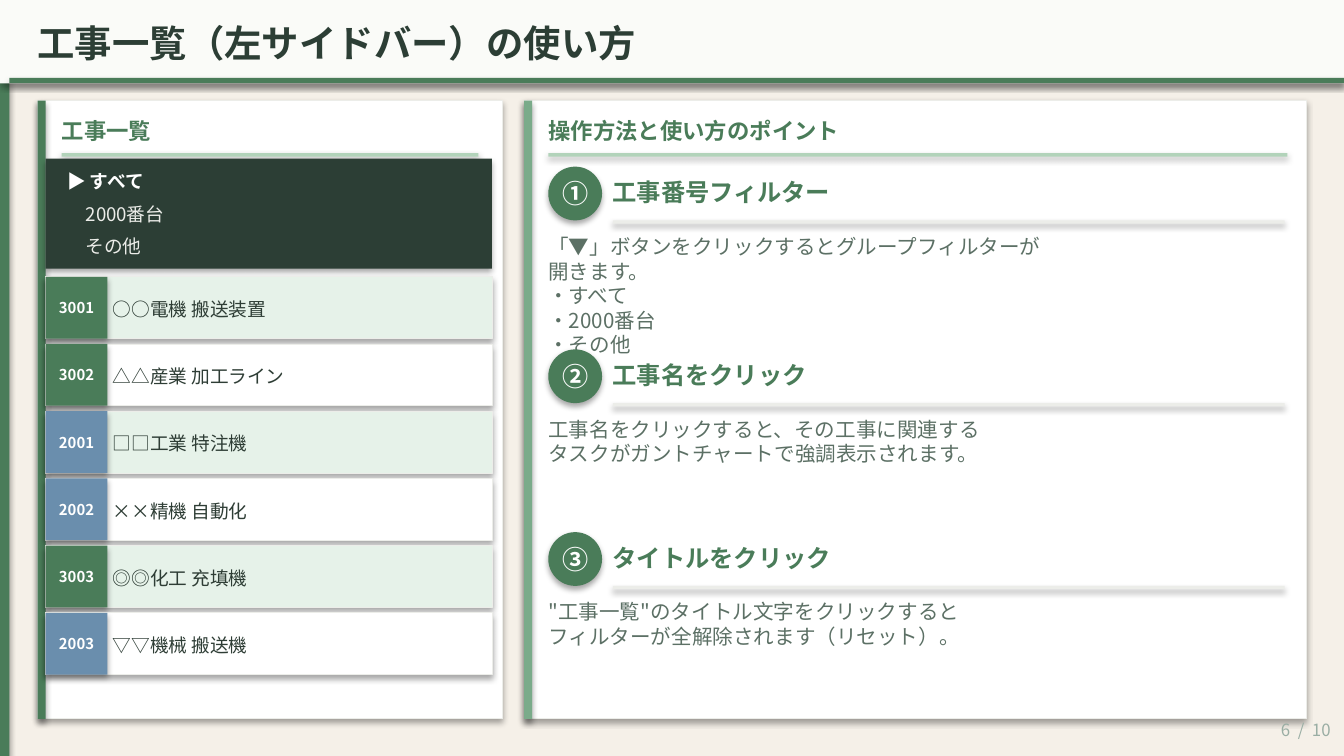
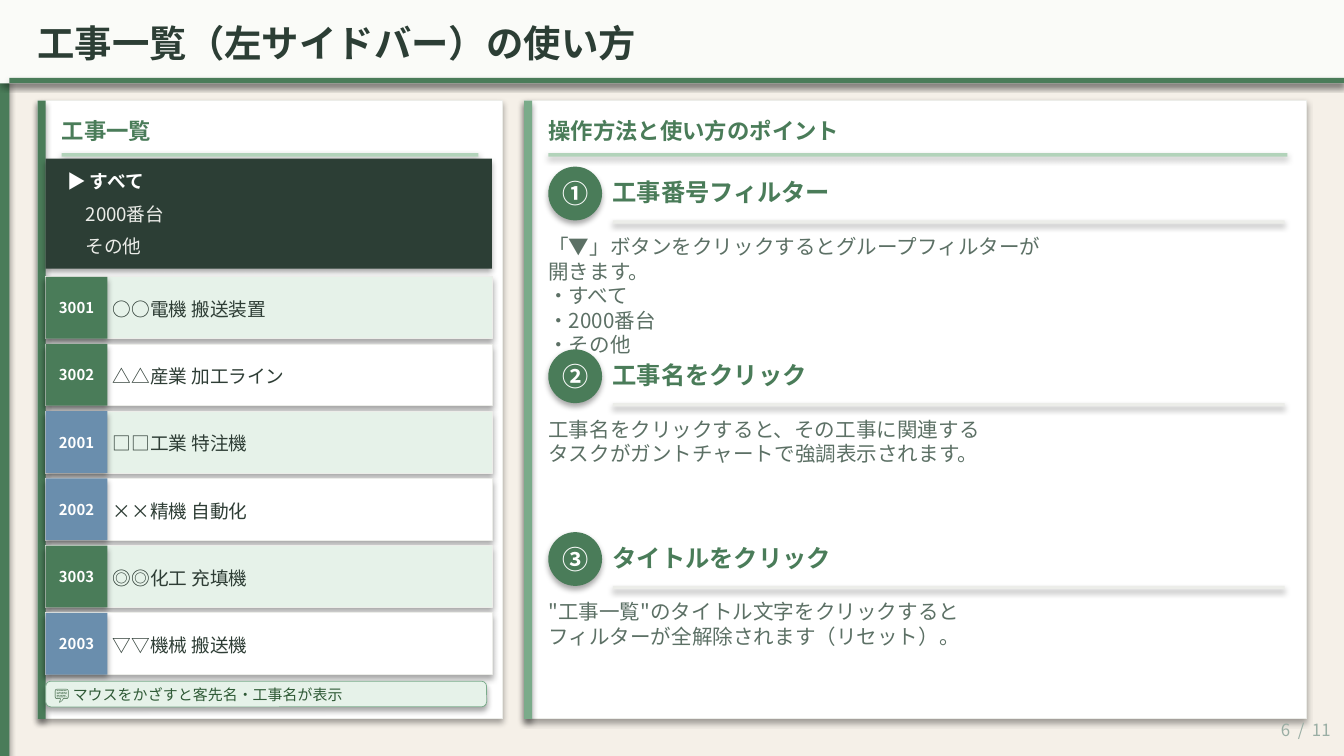
Before and after one commit to kemcokurosaki-oss/gantt-chart, a slide deck: slide 6 of 全体工程表_使い方ガイド（閲覧者向け）_new.pptx. Drawn at 1344x756 pixels with LibreOffice and Linux fonts; fonts in the diff are those of the drawing. Boxes give left, top, right and bottom in pixels: in the first picture for what was removed or moved away, otherwise in the second. Text is boxed around its words. In the diff, an @@ line names an element or a change of style, - is before the commit and + after.

```diff
--- a/全体工程表_使い方ガイド（閲覧者向け）_new.pptx
+++ b/全体工程表_使い方ガイド（閲覧者向け）_new.pptx
@@ rounded rectangle added at bbox=[46, 681, 487, 707], fill #E6F2E9, outline #7AAB8A 0.4 pt @@
@@ text added at bbox=[73, 687, 343, 702], 8 pt, text #2E5935 @@
+💬 マウスをかざすと客先名・工事名が表示
@@ text at bbox=[1281, 719, 1331, 736]: text changed @@
-6 / 10
+6 / 11
```
Also in this commit, not shown: 9 other slides changed, 1 slide added, 2 other files.
